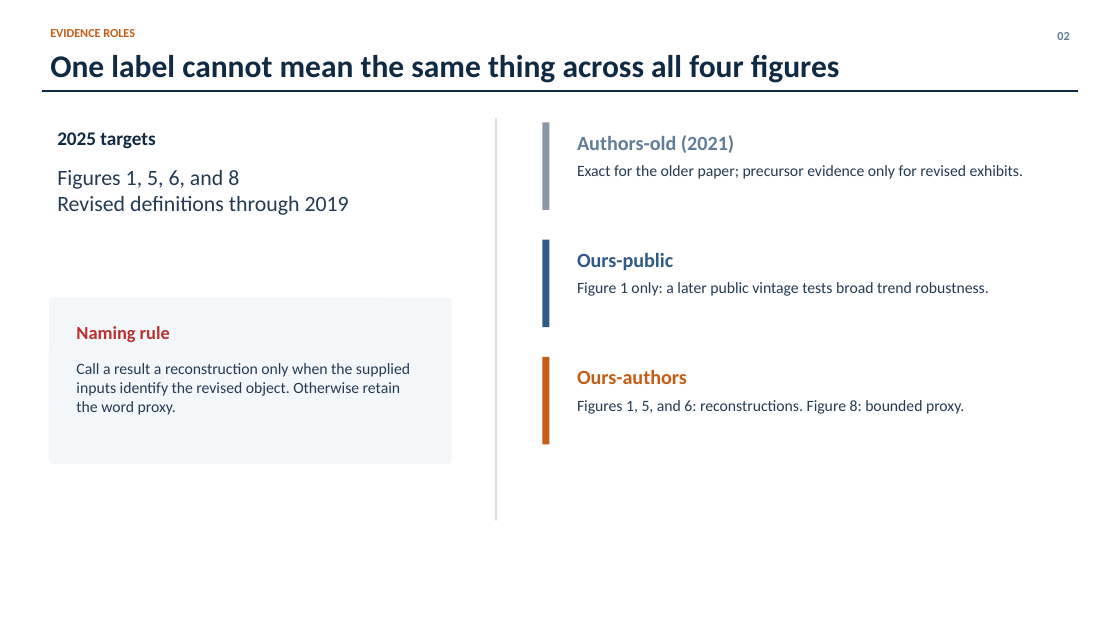
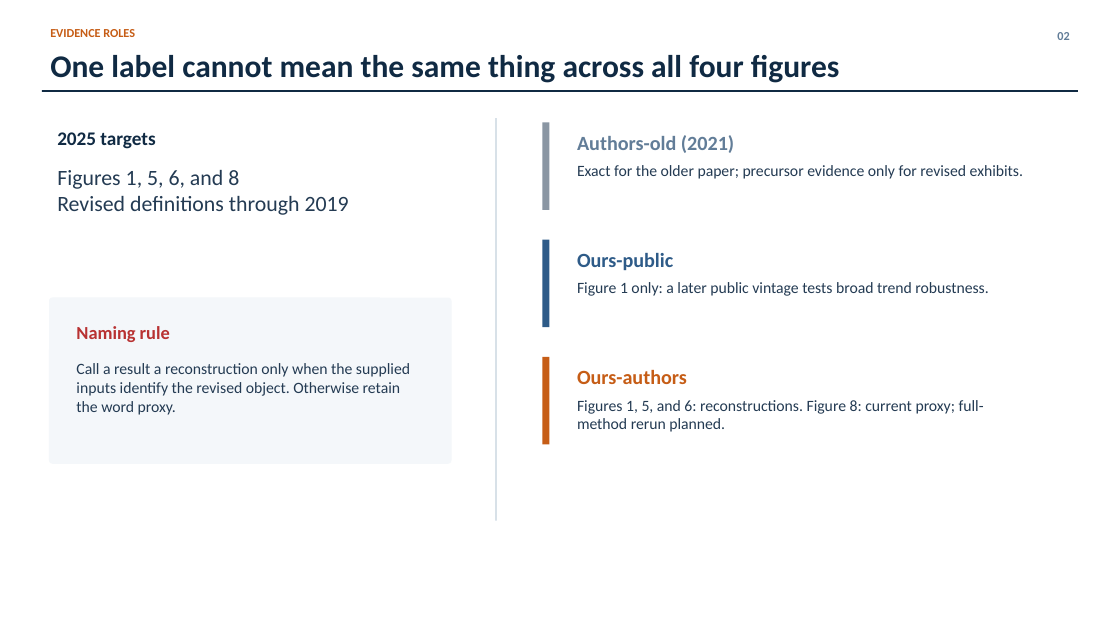
Before and after one commit to lorenz-gorini/mian-sufi-straub2025-saving-glut-replication, a slide deck: slide 2 of Presentation/4_figure_comparison/presentation.pptx. Drawn at 1120x630 pixels with LibreOffice and Linux fonts; fonts in the diff are those of the drawing. Boxes give left, top, right and bottom in pixels: in the first picture for what was removed or moved away, otherwise in the second. Text is boxed around its words. In the diff, an @@ line names an element or a change of style, - is before the commit and + after.

Commit message:
Correct FWTW methodol. + Fig 8 reconstr. boundary

```diff
--- a/Presentation/4_figure_comparison/presentation.pptx
+++ b/Presentation/4_figure_comparison/presentation.pptx
@@ text at <box>577,400,984,432</box>: text changed @@
-Figures 1, 5, and 6: reconstructions. Figure 8: bounded proxy.
+Figures 1, 5, and 6: reconstructions. Figure 8: current proxy; full-method rerun planned.
```
Also in this commit, not shown: 16 other slides changed, 1 slide added, 16 other files.
